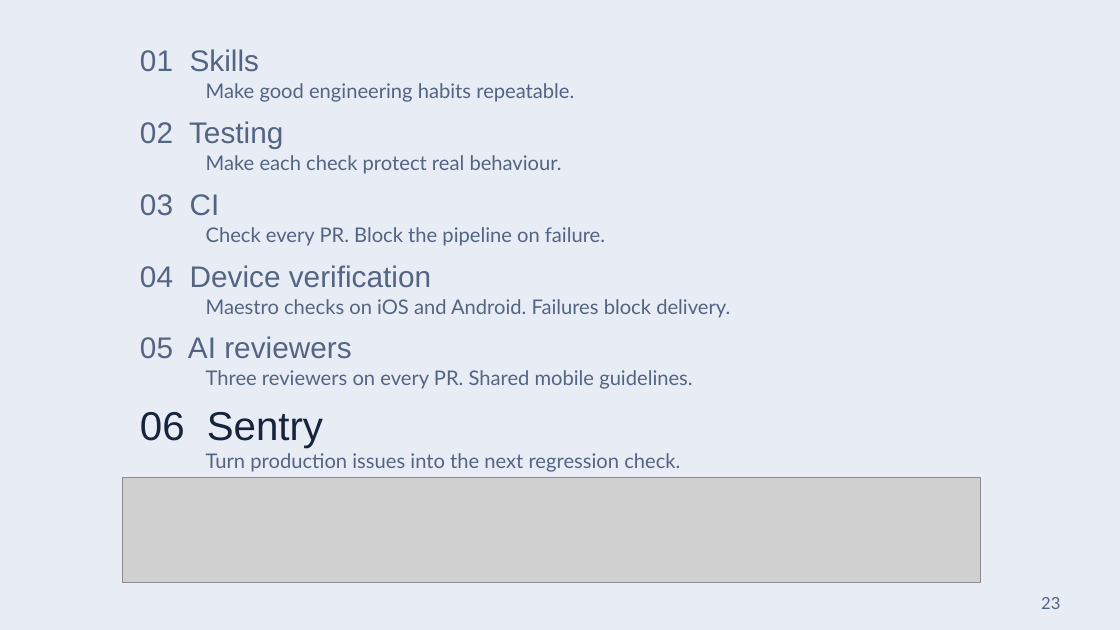
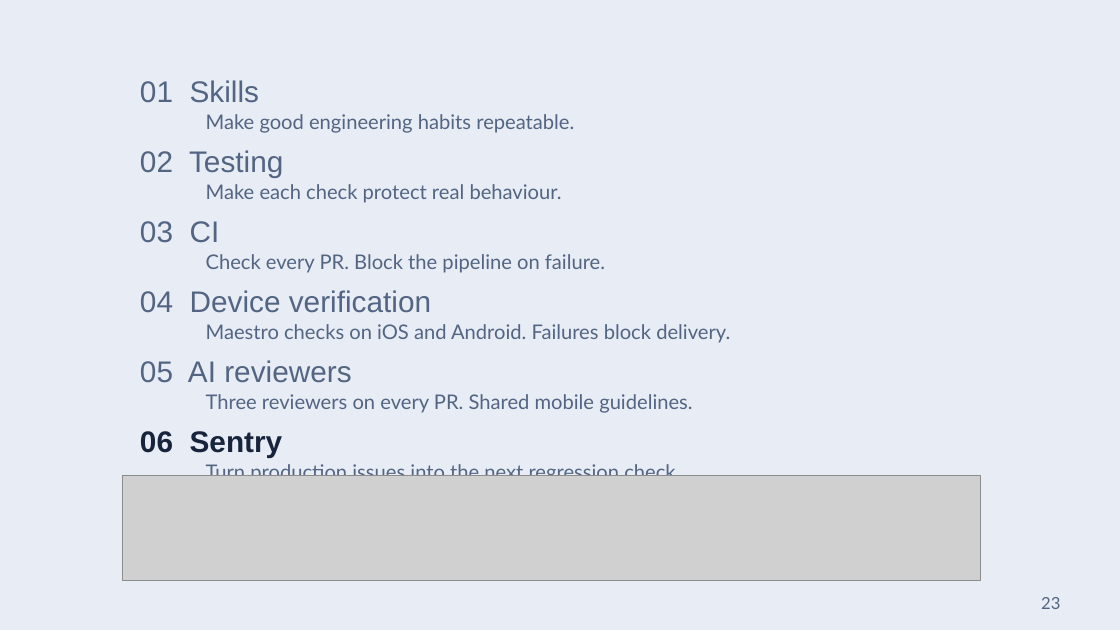
Before and after one commit to JohnAdib/mradib.com, a slide deck: slide 23 of resources/talks/beyond-the-qa-bottleneck.pptx. Drawn at 1120x630 pixels with LibreOffice and Linux fonts; fonts in the diff are those of the drawing; grey boxes stand for pictures. Boxes give left, top, right and bottom in pixels: in the first picture for what was removed or moved away, otherwise in the second. Text is boxed around its words. In the diff, an @@ line names an element or a change of style, - is before the commit and + after.

```diff
--- a/resources/talks/beyond-the-qa-bottleneck.pptx
+++ b/resources/talks/beyond-the-qa-bottleneck.pptx
@@ text "01 Skills" moved from (x1=140, y1=49, x2=259, y2=72) to (x1=140, y1=80, x2=259, y2=103) @@
@@ text "Make good engineering habits repeatable." moved from (x1=206, y1=83, x2=574, y2=102) to (x1=206, y1=114, x2=574, y2=133) @@
@@ text "02 Testing" moved from (x1=140, y1=121, x2=283, y2=149) to (x1=140, y1=150, x2=283, y2=177) @@
@@ text "Make each check protect real ..." moved from (x1=206, y1=155, x2=562, y2=174) to (x1=206, y1=184, x2=562, y2=203) @@
@@ 3 texts moved together from (x1=140, y1=194, x2=431, y2=359) to (x1=140, y1=221, x2=431, y2=383) @@
@@ text "Check every PR. Block the ..." moved from (x1=206, y1=227, x2=605, y2=246) to (x1=206, y1=254, x2=605, y2=273) @@
@@ text "Maestro checks on iOS and ..." moved from (x1=206, y1=299, x2=730, y2=318) to (x1=206, y1=324, x2=730, y2=343) @@
@@ text "Three reviewers on every PR. ..." moved from (x1=206, y1=370, x2=692, y2=389) to (x1=206, y1=394, x2=692, y2=413) @@
@@ text "06 Sentry" moved from (x1=140, y1=412, x2=323, y2=449) to (x1=140, y1=431, x2=283, y2=457) @@
@@ text "06 Sentry" at (x1=140, y1=431, x2=283, y2=457): size 34.5 to 25.5 pt, bold on @@
@@ text "Turn production issues into the ..." rewrapped from (x1=206, y1=453, x2=680, y2=472) to (x1=206, y1=464, x2=680, y2=476) @@
```
Also in this commit, not shown: 22 other slides changed, 6 other files.
